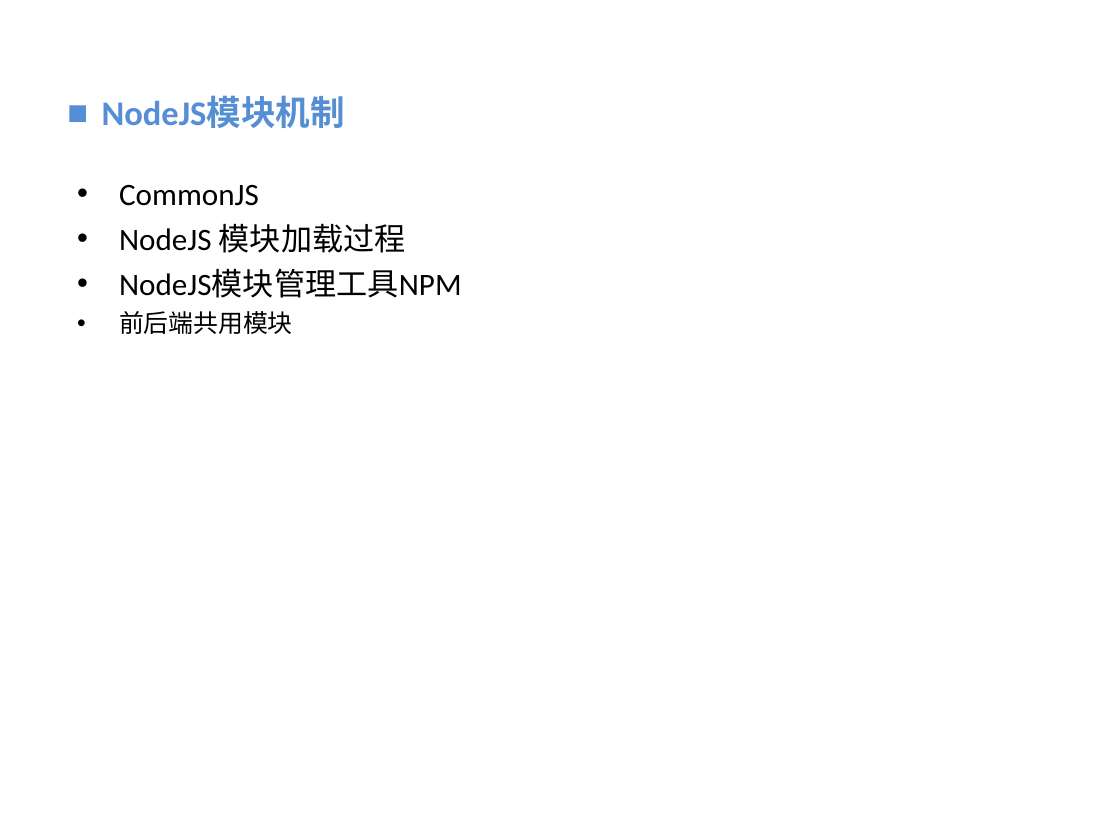
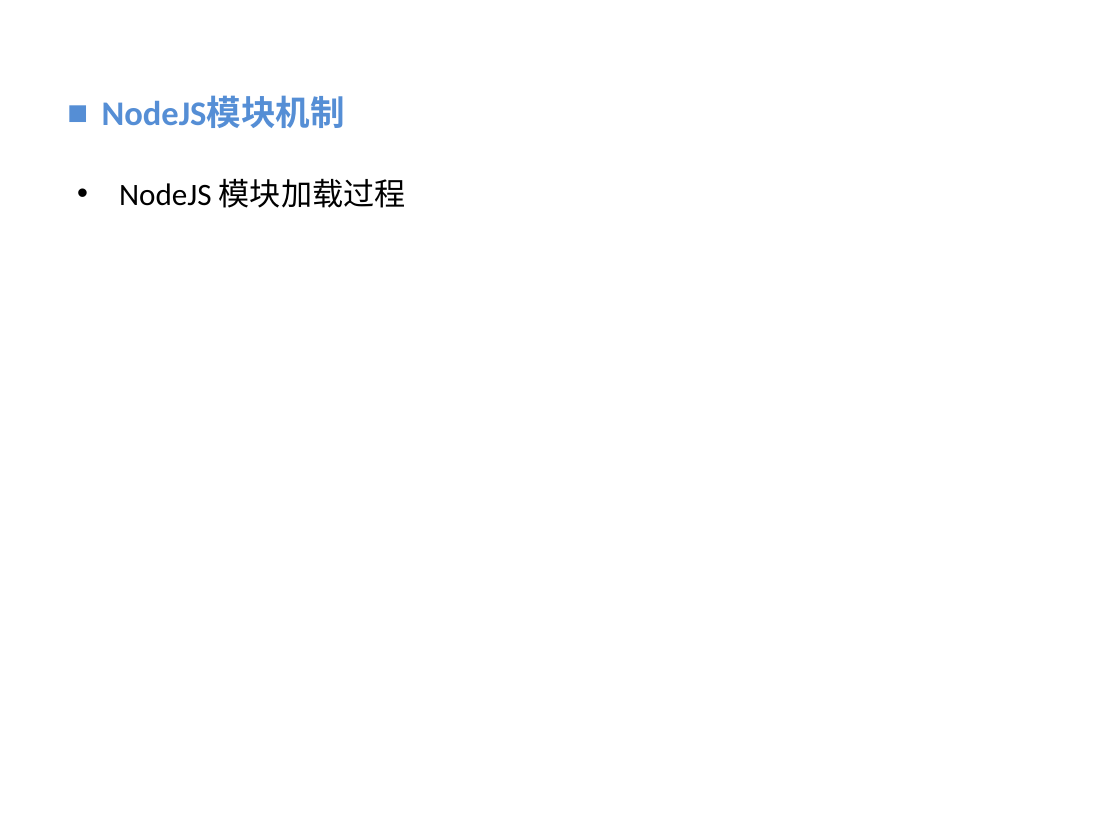
Before and after one commit to vaik/Documents, a slide deck: slide 17 of 我的分享/NodeJS基础概念理解.ppt (slide 15 before the commit). Drawn at 1120x840 pixels with LibreOffice and Linux fonts; fonts in the diff are those of the drawing; background and template pictures are left out. Boxes give left, top, right and bottom in pixels: in the first picture for what was removed or moved away, otherwise in the second. Text is boxed around its words. In the diff, an @@ line names an element or a change of style, - is before the commit and + after.

```diff
--- a/我的分享/NodeJS基础概念理解.ppt
+++ b/我的分享/NodeJS基础概念理解.ppt
@@ text at [119,185,259,206]: paragraph removed @@
-• CommonJS
@@ text at [119,269,462,334]: paragraphs removed @@
-• NodeJS模块管理工具NPM
-• 前后端共用模块
```
Also in this commit, not shown: 2 other slides changed, 6 slides added, 1 slide removed.
